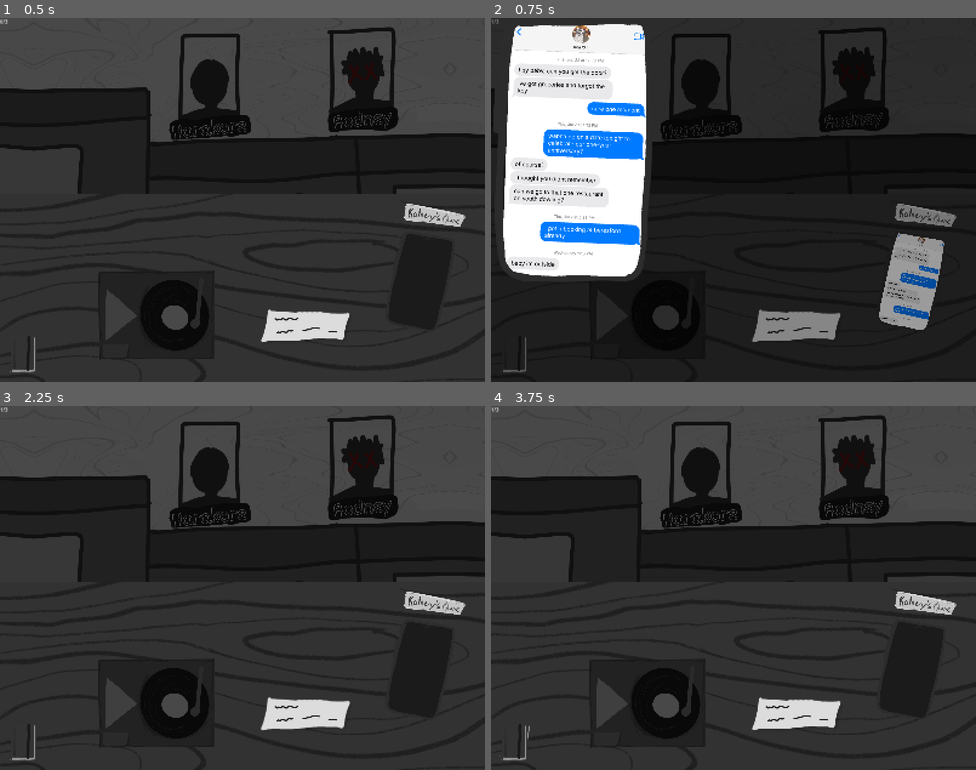
Above: before the commit, frames 1-4 (two rows, left to right).
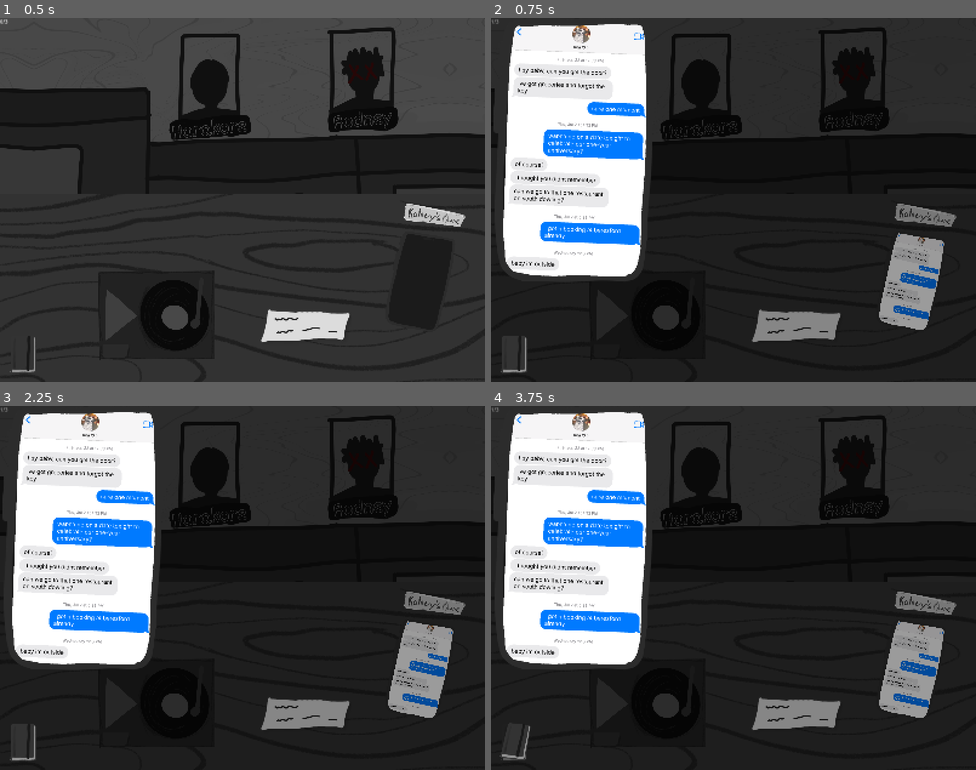
Above: after the commit, the same moments.

Repository: Logabe/crux
Game: Godot game, scene res://scenes/scene_2.tscn
Two runs of this game, one before a commit and one after it. Both use one fixed random seed, a clock stepped at 60 frames per second and the inputs below. This scene is started directly instead of the project's main scene. Video files are missing from this copy of the repository; at most half a second of black plays in their place. Sound files missing from this copy of the repository are replaced by a short silence.
Inputs (mouse positions are in pixels of both pictures, inside the frame that each line leads up to):
- Up to frame 1 (0.5 s): no input
- Up to frame 2 (0.75 s): click (908, 280) at 0.5 s
- Up to frame 3 (2.25 s): click (155, 704) at 1.25 s; click (305, 715) at 2 s
- Up to frame 4 (3.75 s): click (515, 740) at 2.77 s; click (515, 740) at 3.52 s

Frame 1 is identical in both runs. In frame 2, less than 0.1% of the frame differs, in the area x 2-8%, y 88-98%; in frame 3, 43%; in frame 4, 43%, in the area x 0-100%, y 0-98%.

Commit message:
Centered one paper specificallyhoitwea

Diff:
--- a/mechanics/notebook.tscn
+++ b/mechanics/notebook.tscn
@@ -23,6 +23,7 @@
 offset_right = 131.0
 offset_bottom = 1174.0
 texture_normal = ExtResource("2_pkymh")
+texture_pressed = ExtResource("2_pkymh")
 texture_hover = ExtResource("3_m46s0")
 stretch_mode = 0
 
--- a/mechanics/zoom_popup.tscn
+++ b/mechanics/zoom_popup.tscn
@@ -14,7 +14,7 @@
 color = Color(0, 0, 0, 0.39215687)
 
 [node name="ScrollContainer" type="ScrollContainer" parent="." unique_id=1523114784]
-custom_minimum_size = Vector2(600, 648)
+custom_minimum_size = Vector2(1200, 648)
 anchors_preset = 9
 anchor_bottom = 1.0
 grow_vertical = 2
@@ -22,5 +22,6 @@
 
 [node name="ZoomedTextureRect" type="TextureRect" parent="ScrollContainer" unique_id=1536294692]
 layout_mode = 2
+offset_transform_position_ratio = Vector2(0.5, 0.5)
 expand_mode = 1
 stretch_mode = 5
--- a/scenes/scene_2.tscn
+++ b/scenes/scene_2.tscn
@@ -111,9 +111,7 @@
 z_index = 10
 layout_mode = 1
 
-[node name="CanvasLayer" type="CanvasLayer" parent="." unique_id=791716204]
-
-[node name="Notebook" parent="CanvasLayer" unique_id=1546100107 instance=ExtResource("10_nb8vq")]
+[node name="Notebook" parent="." unique_id=1546100107 instance=ExtResource("10_nb8vq")]
 
 [node name="ProgressLabel" type="Label" parent="." unique_id=1176306837]
 layout_mode = 0
--- a/zoom_popup.gd
+++ b/zoom_popup.gd
@@ -22,6 +22,11 @@
 	zoomed_texture.custom_minimum_size = tex_size * scale_factor
 	zoomed_texture.size = tex_size * scale_factor
 
+	if(zoomed_texture.texture == load("res://assets/art/CriminalRecordsHarakore.png")):
+		zoomed_texture.offset_transform_enabled = true
+	else:
+		zoomed_texture.offset_transform_enabled = false
+
 	visible = true
 	scroll_container.scroll_vertical = 0 # reset scroll position each time it opens
 	scroll_container.modulate.a = 0.0
